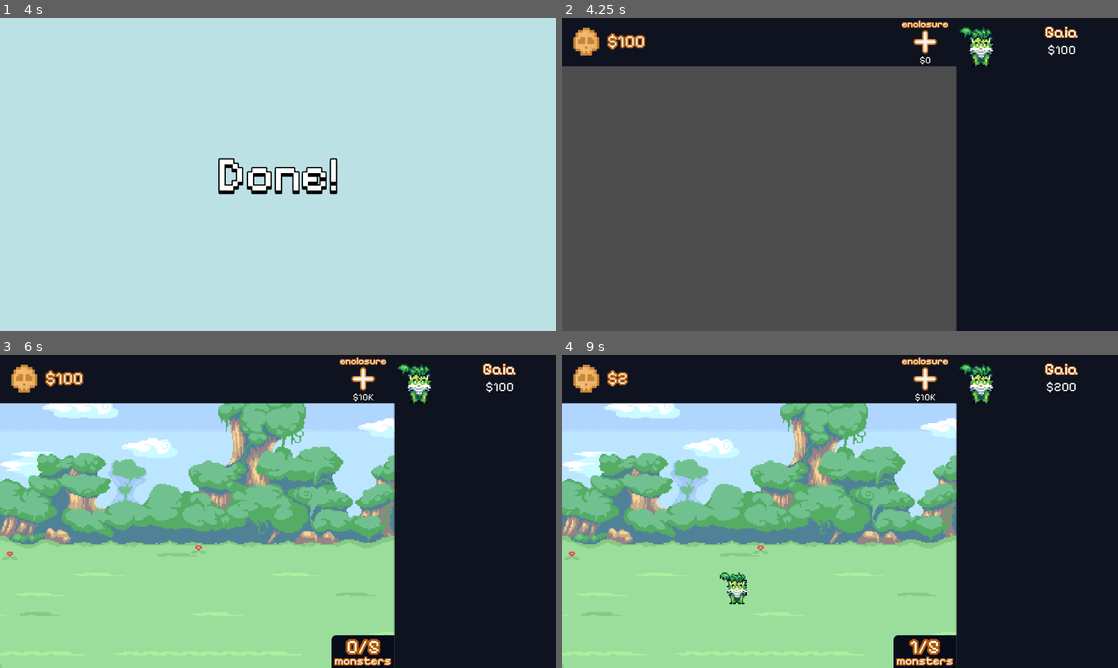
Above: before the commit, frames 1-4 (two rows, left to right).
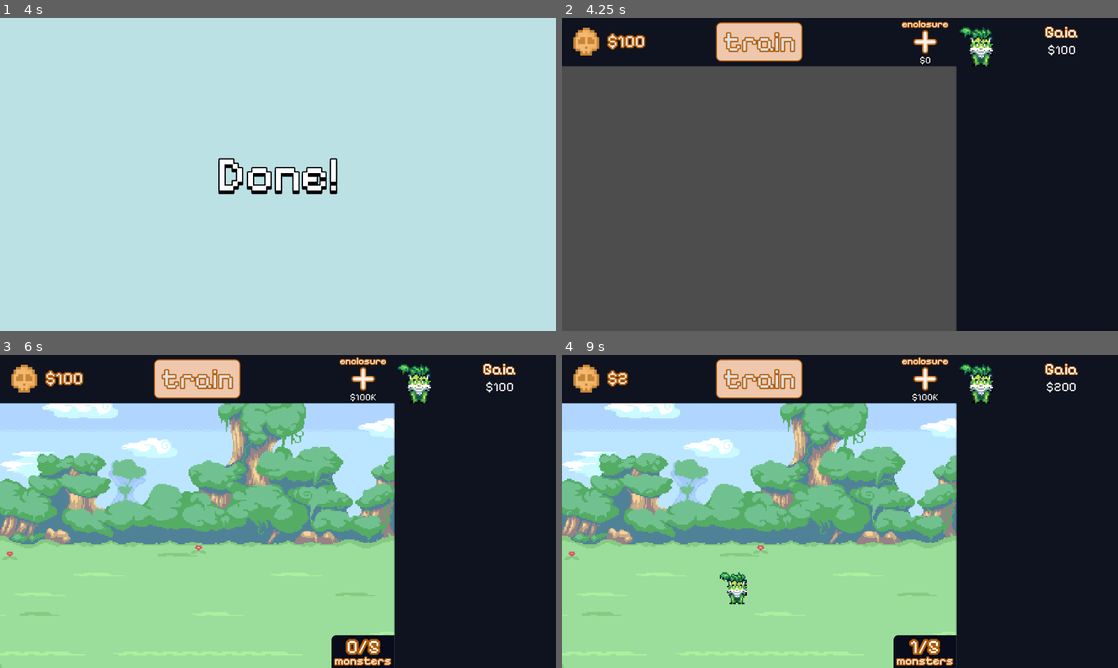
Above: after the commit, the same moments.

Repository: verstraate/monster-daycare
Game: Godot game, scene res://_Scenes/MainMenu/main_menu.tscn
Same seed, same stepped clock (60 frames per second), same inputs: the game is played once before the commit and once after it.
Inputs (mouse positions are in pixels of both pictures, inside the frame that each line leads up to):
- Up to frame 1 (4 s): click (278, 174) at 0.5 s; click (200, 43) at 1.25 s, where only the run after the commit has a clickable "train"; click "$0" at 2 s; click "Gaia" at 2.75 s; click "$0" at 3.5 s
- Up to frame 2 (4.25 s): no input
- Up to frame 3 (6 s): click "Gaia" at 4.25 s; click (200, 380) at 5 s, where only the run after the commit has a clickable "train"; click "$0" at 5.75 s
- Up to frame 4 (9 s): click "$10K" (after the commit: "$100K") at 6.5 s; click "$10K" (after the commit: "$100K") at 7.25 s; click "$10K" (after the commit: "$100K") at 8 s; click "Gaia" at 8.75 s

Frame 1 is identical in both runs. In frame 2, 2.0% of the frame differs, in the area x 27-44%, y 1-14%; in frame 3, 2.0%, in the area x 27-68%, y 1-15%; in frame 4, 2.0%.

Commit message:
fix: Increased price of enclosure 2+

Diff:
--- a/_Scenes/UI/enclosure_manager.gd
+++ b/_Scenes/UI/enclosure_manager.gd
@@ -6,14 +6,16 @@
 const ENCLOSURE_SCENE = preload("res://_Scenes/Enclosure/enclosure.tscn")
 var _tween: Tween
 
+@export_group("Enclosure Cost")
+@export var enclosure_start_cost: String
+@export_range(1, 1000) var enclosure_cost_rate: float = 100
 var enclosure_cost: IdleNumber = IdleNumber.new("0")
 signal cost_updated(new_cost: IdleNumber)
 
 var enclosures: Array[Enclosure] = []
 var selected_enclosure: int = 0
-@export_range(1, 100) var enclosure_cost_rate: float = 10
 
-@export_group("Swipe Settings")
+@export_group("Swipe")
 @export_range(100, 500) var swipe_threshold: int
 @export_range(0, 1) var swipe_duration: float
 var swipe_dir: int = 0
@@ -67,7 +69,7 @@
 	if enclosures.size() > 0:
 		enclosure_cost.multiply(enclosure_cost_rate)
 	else:
-		enclosure_cost.set_value("10000")
+		enclosure_cost.set_value(enclosure_start_cost)
 	cost_updated.emit(enclosure_cost)
 
 	var pos_mod: int = 0 if enclosures.size() == 0 else 1
--- a/_Scenes/UI/ui.tscn
+++ b/_Scenes/UI/ui.tscn
@@ -8,8 +8,33 @@
 [ext_resource type="Script" uid="uid://mh7fsm4tq1lx" path="res://_Scenes/UI/monster_shop.gd" id="6_uvm37"]
 [ext_resource type="Script" uid="uid://bdf53j15bvv1f" path="res://Scripts/Resources/Monsters/base_monster.gd" id="7_1j37f"]
 [ext_resource type="Texture2D" uid="uid://b1ejn0q8u4s2i" path="res://Assets/Sprites/plus.png" id="7_g2t2n"]
+[ext_resource type="FontFile" uid="uid://dqvbym68fy33l" path="res://Assets/Fonts/pixel.ttf" id="7_qjjww"]
 [ext_resource type="Resource" uid="uid://cwjm80eb4sc3s" path="res://Resources/Monsters/gaia.tres" id="8_66jej"]
 [ext_resource type="Theme" uid="uid://cknukvd8ogbbn" path="res://_Scenes/MainMenu/main_menu.tres" id="13_1g7en"]
+
+[sub_resource type="StyleBoxFlat" id="StyleBoxFlat_8pj88"]
+bg_color = Color(0.93113, 0.779476, 0.677992, 1)
+border_width_left = 2
+border_width_top = 2
+border_width_right = 2
+border_width_bottom = 2
+border_color = Color(0.701961, 0.34902, 0, 1)
+corner_radius_top_left = 10
+corner_radius_top_right = 10
+corner_radius_bottom_right = 10
+corner_radius_bottom_left = 10
+
+[sub_resource type="Theme" id="Theme_0h4al"]
+Button/colors/font_color = Color(0.875, 0.875, 0.875, 1)
+Button/colors/font_outline_color = Color(0.701961, 0.34902, 0, 1)
+Button/constants/outline_size = 10
+Button/font_sizes/font_size = 56
+Button/fonts/font = ExtResource("7_qjjww")
+Button/styles/disabled = SubResource("StyleBoxFlat_8pj88")
+Button/styles/focus = SubResource("StyleBoxFlat_8pj88")
+Button/styles/hover = SubResource("StyleBoxFlat_8pj88")
+Button/styles/normal = SubResource("StyleBoxFlat_8pj88")
+Button/styles/pressed = SubResource("StyleBoxFlat_8pj88")
 
 [node name="UI" type="CanvasLayer" groups=["UI"]]
 process_mode = 3
@@ -25,6 +50,7 @@
 grow_vertical = 2
 theme = ExtResource("1_dxera")
 script = ExtResource("3_u7l7d")
+enclosure_start_cost = "100000"
 swipe_threshold = 200
 swipe_duration = 0.3
 metadata/_edit_use_anchors_ = true
@@ -140,6 +166,25 @@
 text = "enclosure"
 horizontal_alignment = 1
 
+[node name="TrainButton" type="Button" parent="InfoBar"]
+texture_filter = 1
+custom_minimum_size = Vector2(100, 50)
+layout_mode = 1
+anchors_preset = 8
+anchor_left = 0.5
+anchor_top = 0.5
+anchor_right = 0.5
+anchor_bottom = 0.5
+offset_left = -89.5
+offset_top = -40.5
+offset_right = 89.5
+offset_bottom = 40.5
+grow_horizontal = 2
+grow_vertical = 2
+theme = SubResource("Theme_0h4al")
+text = "train
+"
+
 [node name="MonsterShop" type="Panel" parent="." groups=["Persist"]]
 unique_name_in_owner = true
 z_index = 1
Not shown: 1 places in _Scenes/UI/ui.tscn that only renumber resources
